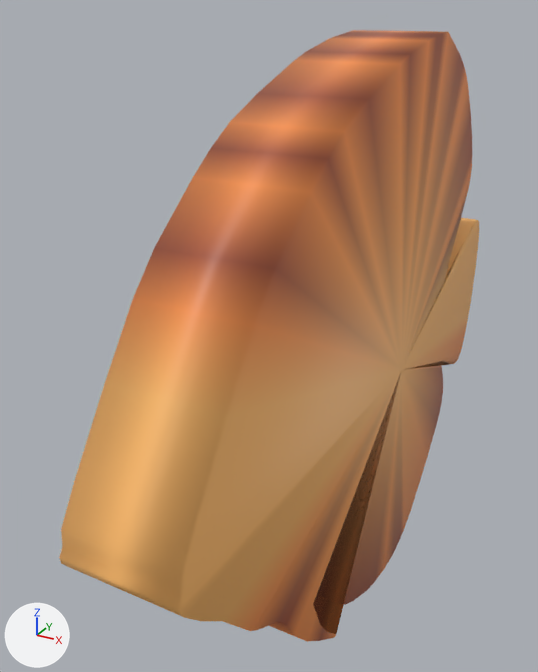
The glTF model pack/discus1/discus1.glb: old version first, new version second.
Before and after are seen from a 50 mm camera at (0.385, -0.907, 0.457) aimed at (-0.092, -0.04, 0.023). The axes (+X, +Y, +Z) are drawn at lower left. The lights are the same throughout. The older version comes first.

Objects in the first picture: 'discus1'.
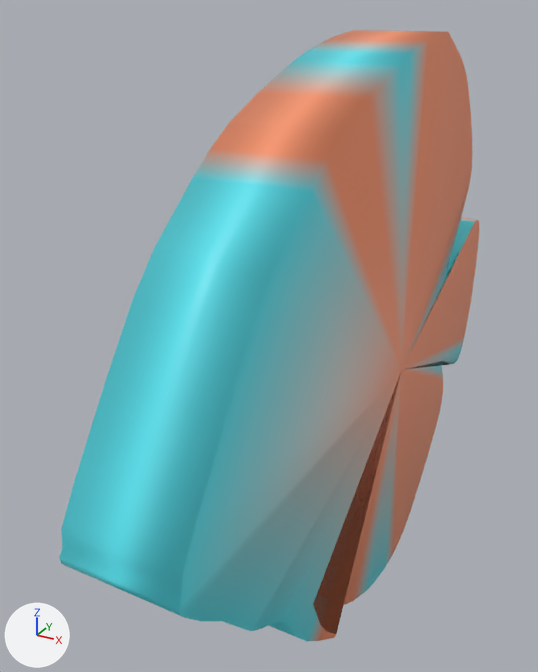
Where the change shows, as pixel boxes [x1, y1, x2, y2] in the pictures (538 x 672 px):
part 1 of me_discus1, recoloured: [212, 30, 479, 642] in both
part 2 of me_discus1, recoloured (orange to cyan): [59, 41, 476, 641] in both
part 3 of me_discus1, recoloured (lighter): [193, 32, 446, 178] in both

The change, as a diff of the scene's bpy script:
```diff
--- a/pack/discus1/discus1.glb.py
+++ b/pack/discus1/discus1.glb.py
@@ me_discus1 @@
 me_discus1.from_pydata(...)  # 188 vertices, 372 faces; spans x -0.07..0.07, y -0.5..0.5, z -0.423..0.428
 # used by ob_discus1; location = (0.0, 0.0, 0.0)
+# me_discus1 part 1: 157 faces centred in x -0.07..0.07, y -0.184..0.5, z -0.408..0.427 are repainted in the vertex colours; the middle colour goes from orange #f99550 to orange #f9956c
+# me_discus1 part 2: 164 faces centred in x -0.07..0.07, y -0.499..0.469, z -0.423..0.41 are repainted in the vertex colours; the middle colour goes from orange #ffbc6c to cyan #59e5f1
+# me_discus1 part 3: 51 faces centred in x -0.023..0.023, y -0.223..0.38, z -0.423..0.426 are repainted in the vertex colours; the middle colour goes from brown #aa593f to orange #f9956c
 me_discus1.materials.append(mat_discus1_bright)
```
